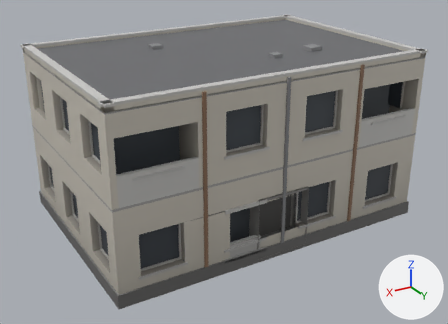
The glTF model assets/props/building_shed.glb, before and after one commit.
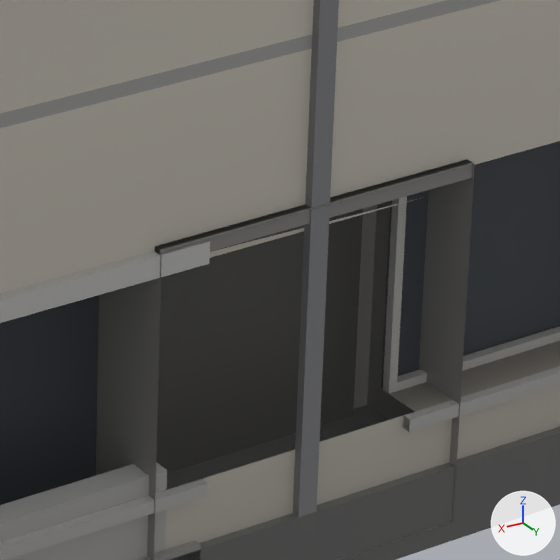
There are two pictures of each version: one whole from a 50 mm lens placed at (12.24, 20.67, 12.43), pointed at (0.14, 0.49, 2.34), one close up on the part from 52% to 72% of the width and 50% to 77% of the height. The lights are fixed; the arrows at lower right show +X, +Y and +Z. The last two pictures show the newer version. Vertices at exactly the same position are counted once.

In view in the first close-up: 'building_shed.001'.
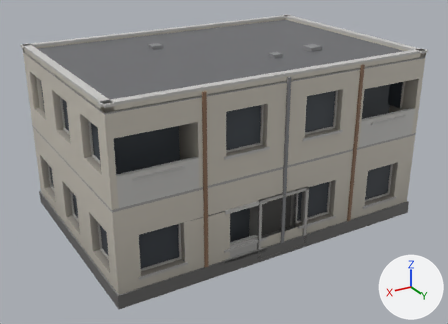
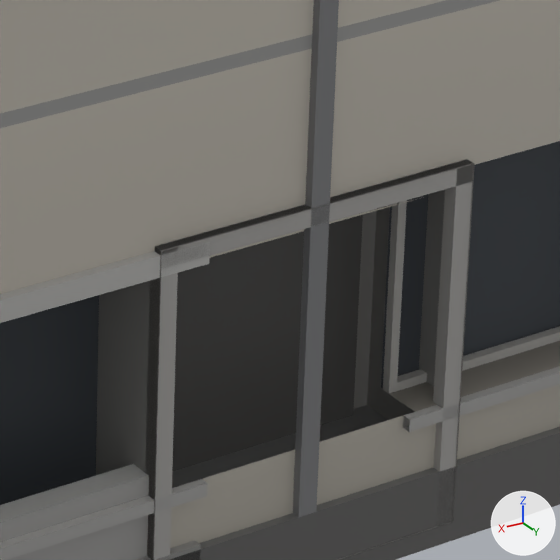
The change, as a list of edits to the scene's bpy script:
```text
Change me_building_shed_001:
    used by ob_building_shed_001; location = (0.0, 0.0, 0.0)
    remove me_building_shed_001.from_pydata(...)  # 1198 vertices, 2079 faces; spans x -6.57..6.57, y -4.53..4.53, z 0.0..6.99
    add me_building_shed_001.from_pydata(...)  # 1226 vertices, 2127 faces; spans x -6.57..6.57, y -4.53..4.53, z 0.0..6.99
    me_building_shed_001 part 1: a new loose piece of 20 vertices spanning x -1.1..1.1, y 4.42..4.52, z 0.14..2.55, in mat_defaultmaterial
    other edits to the shape of me_building_shed_001 do not show in these pictures
```

Changed parts and their boxes (x1, y1, x2, y2) in the close-ups (560 x 560 px):
part 1 of me_building_shed_001, added: after (145, 159, 474, 560)
